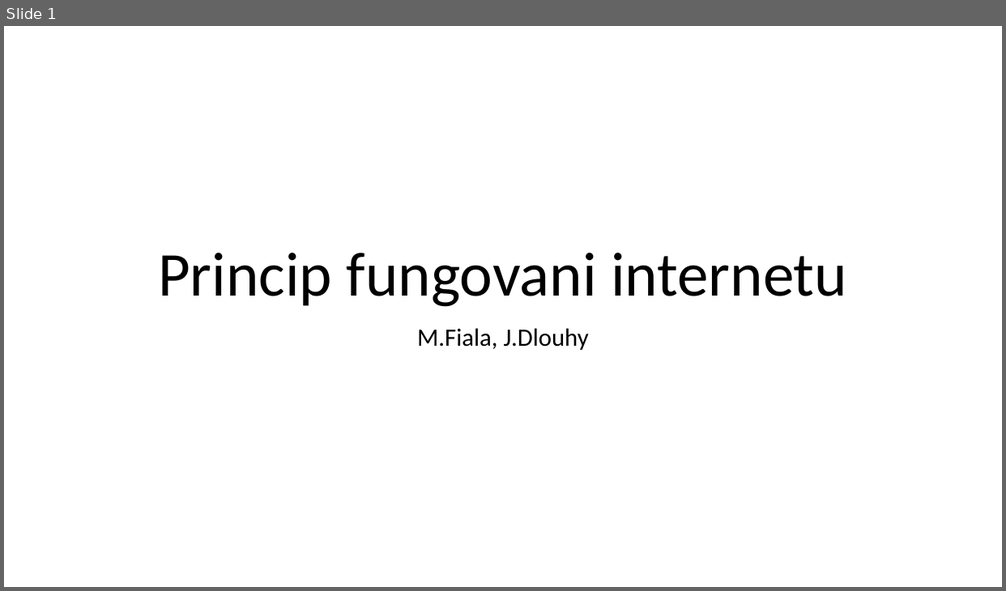
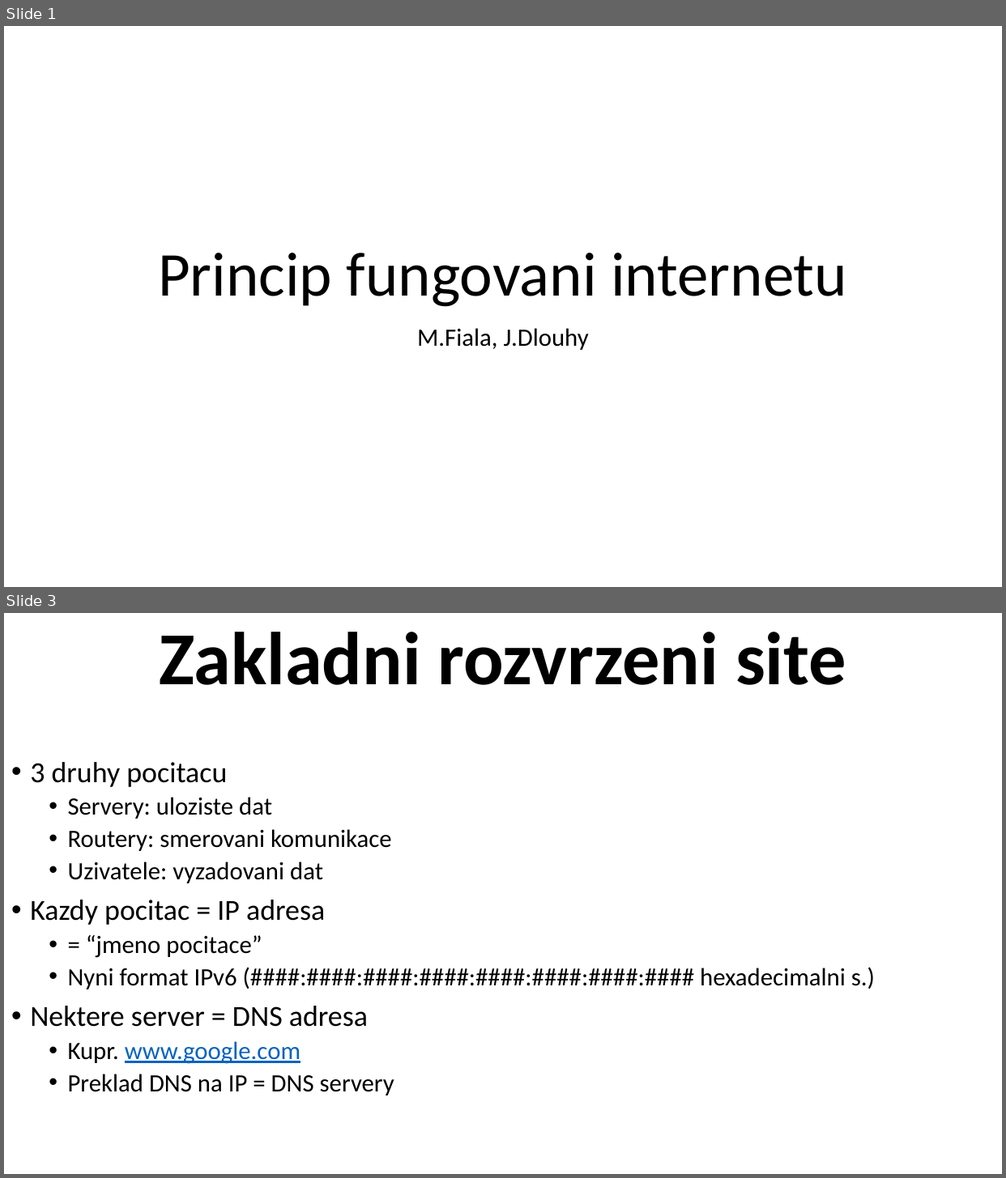
Before and after one commit to GLProgrammer/PrincipFungovaniInternetu, a slide deck: Prezentace.pptx. Shown one above the other, each under a label of ours: slide 1 before the commit, slides 1 and 3 after it; the slides between them are not shown. The pictures are 1006x591 and 1006x1178 pixels, drawn with LibreOffice and Linux fonts; fonts in the diff are those of the drawing. Boxes give left, top, right and bottom in pixels: in the first picture for what was removed or moved away, otherwise in the second. Text is boxed around its words. In the diff, an @@ line names an element or a change of style, - is before the commit and + after.

```diff
--- a/Prezentace.pptx
+++ b/Prezentace.pptx
@@ slide 3 added at bbox=[4, 613, 1002, 1174], background #FFFFFF @@
@@ title added at bbox=[4, 613, 1002, 708], fill #A5A5A5, outline #7A7A7A 1 pt, 72 pt, text #000000, bold @@
+Zakladni rozvrzeni site
@@ text added at bbox=[30, 762, 875, 1096], 24 pt, text #000000 @@
+• 3 druhy pocitacu
+  • Servery: uloziste dat
+  • Routery: smerovani komunikace
+  • Uzivatele: vyzadovani dat
+• Kazdy pocitac = IP adresa
+  • = “jmeno pocitace”
+  • Nyni format IPv6 (####:####:####:####:####:####:####:#### hexadecimalni s.)
+• Nektere server = DNS adresa
+  • Kupr. www.google.com
+  • Preklad DNS na IP = DNS servery
```
Also in this commit, not shown: 1 slide changed, 1 other slide added.
